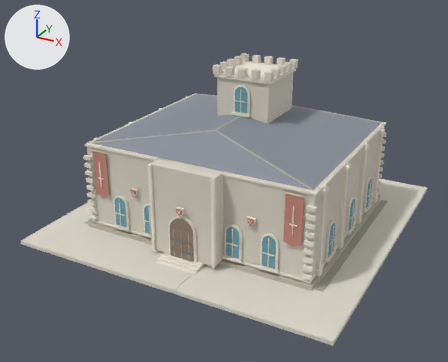
The FBX model Assets/Models/Kingdom/City/Models/WarriorAcademy_Lv2.fbx, before and after one commit.
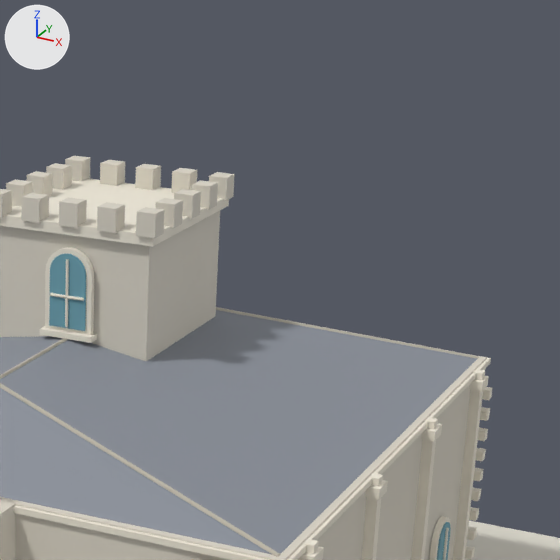
Old and new are each drawn whole from a 50 mm camera at (21.98, -43.13, 24.43) aimed at (-0.44, -2.37, 4.05) and again close up on the part from 49% to 91% of the width and 0% to 53% of the height. Lighting does not change. The marker at upper left points along +X, +Y and +Z. The first two pictures are the older version. Where no turn or scale is listed for an object, it has been applied to the vertices.

Before the edit, the objects in view are built like this:
```python
me_warrioracademy_lv2_decor_side_pilasters_001 = bpy.data.meshes.new('WarriorAcademy_Lv2 Decor side pilasters.001')
me_warrioracademy_lv2_decor_side_pilasters_001.from_pydata(...)  # 64 vertices, 48 faces; spans x -9.8..9.8, y -7.0..7.0, z 0.7..7.6
me_warrioracademy_lv2_decor_side_pilasters_001.materials.append(mat_trim)  # pale yellow #f0eada
me_warrioracademy_lv2_projecting_entrance_bay_001 = bpy.data.meshes.new('WarriorAcademy_Lv2 Projecting entrance bay.001')
me_warrioracademy_lv2_projecting_entrance_bay_001.from_pydata(...)  # a box spanning x -2.7..2.7, y -9.4..-7.9, z 0.6..7.6
me_warrioracademy_lv2_projecting_entrance_bay_001.materials.append(mat_stone)  # pale yellow #dbd5c7
me_warrioracademy_lv2_slate_hip_roof_001 = bpy.data.meshes.new('WarriorAcademy_Lv2 Slate hip roof.001')
me_warrioracademy_lv2_slate_hip_roof_001.from_pydata(...)  # 6 vertices, 4 faces; spans x -9.3..9.3, y -8.0..8.0, z 7.6..9.1
me_warrioracademy_lv2_slate_hip_roof_001.materials.append(mat_roof)  # grey #8a909a
ob_decor_side_pilasters_015 = bpy.data.objects.new('Decor side pilasters.015', me_warrioracademy_lv2_decor_side_pilasters_001)
ob_decor_side_pilasters_015.location = (0.0, 0.0, 0.0)
ob_projecting_entrance_bay_015 = bpy.data.objects.new('Projecting entrance bay.015', me_warrioracademy_lv2_projecting_entrance_bay_001)
ob_projecting_entrance_bay_015.location = (0.0, 0.0, 0.0)
ob_slate_hip_roof_005 = bpy.data.objects.new('Slate hip roof.005', me_warrioracademy_lv2_slate_hip_roof_001)
ob_slate_hip_roof_005.location = (0.0, 0.0, 0.0)
# also in view: 'Window glass.015' at (0.0, 0.0, 6.35); 'Battlement cornice.004' at (0.0, 2.3, 12.15); 'Window frame.015' at (0.0, 0.0, 6.35); 'Stone stringcourse.015' at (0.0, 0.0, 4.15); 'Decor rear quoins.005' at (0.0, 8.32, 3.85)
```
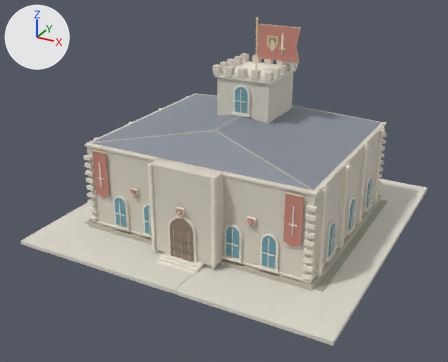
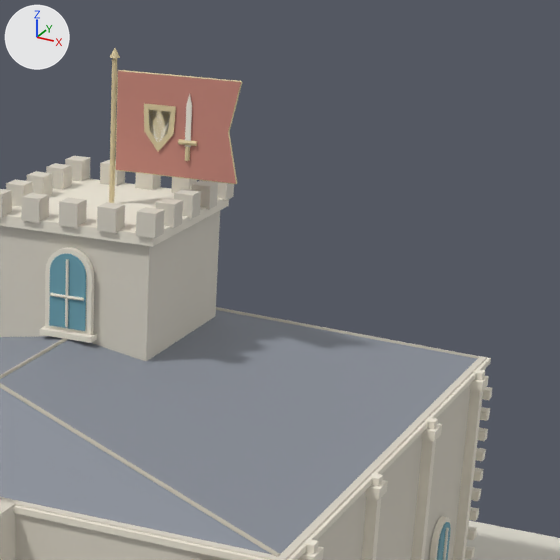
What differs and where, as boxes [x1, y1, x2, y2] in the close-ups (560 x 560 px):
'School icon flag cloth.015', added: after [116, 71, 241, 184]
'School icon flag emblem.030', added (beige): after [144, 103, 197, 161]
'School icon flag mast.015', added (beige): after [109, 58, 117, 203]
'School icon flag emblem.031', added: after [149, 93, 192, 147]
'School icon flag hem.015', added: after [115, 70, 242, 184]
'School icon flag finial.015', added: after [110, 48, 120, 58]

Diff of the bpy script that builds the scene:
```diff
--- a/Assets/Models/Kingdom/City/Models/WarriorAcademy_Lv2.fbx.py
+++ b/Assets/Models/Kingdom/City/Models/WarriorAcademy_Lv2.fbx.py
@@ me_school_icon_flag_emblem_004 @@
+me_school_icon_flag_emblem_004.from_pydata(...)  # 40 vertices, 28 faces; spans x 1.09..2.36, y 2.223..2.378, z 14.15..15.59
+me_school_icon_flag_emblem_004.materials.append(mat_white)  # white #f4eee2
@@ me_school_icon_flag_mast_002 @@
+me_school_icon_flag_mast_002.from_pydata(...)  # 20 vertices, 12 faces; spans x -0.08..0.08, y 2.23..2.37, z 11.95..16.35
+me_school_icon_flag_mast_002.materials.append(mat_gold)  # beige #ddcca1
@@ me_school_icon_flag_cloth_002 @@
+me_school_icon_flag_cloth_002.from_pydata([(0.12, 2.27, 13.3), (3.72, 2.27, 13.3), (3.42, 2.27, 14.65), (3.72, 2.27, 16.0), (0.12, 2.27, 16.0), (0.12, 2.33, 13.3), (3.72, 2.33, 13.3), (3.42, 2.33, 14.65), (3.72, 2.33, 16.0), (0.12, 2.33, 16.0)], [], [(4, 3, 2, 1, 0), (5, 6, 7, 8, 9), (0, 1, 6, 5), (1, 2, 7, 6), (2, 3, 8, 7), (3, 4, 9, 8), (4, 0, 5, 9)])
+me_school_icon_flag_cloth_002.materials.append(mat_red)  # pink #ca887a
@@ me_school_icon_flag_finial_002 @@
+me_school_icon_flag_finial_002.from_pydata(...)  # a 12-sided cut cone along z (radius 0.14 at the low end, 0.02 at the high end) spanning x -0.14..0.14, y 2.16..2.44, z 16.35..16.59
+me_school_icon_flag_finial_002.materials.append(mat_gold)  # beige #ddcca1
@@ me_school_icon_flag_emblem_003 @@
+me_school_icon_flag_emblem_003.from_pydata(...)  # 68 vertices, 46 faces; spans x 0.94..2.54, y 2.17..2.44, z 13.79..15.2
+me_school_icon_flag_emblem_003.materials.append(mat_gold)  # beige #ddcca1
@@ me_school_icon_flag_hem_002 @@
+me_school_icon_flag_hem_002.from_pydata(...)  # 54 vertices, 40 faces; spans x 0.09..3.74, y 2.27..2.33, z 13.28..16.02
+me_school_icon_flag_hem_002.materials.append(mat_gold)  # beige #ddcca1
@@ ob_school_icon_flag_emblem_031 @@
+ob_school_icon_flag_emblem_031 = bpy.data.objects.new('School icon flag emblem.031', me_school_icon_flag_emblem_004)
+ob_school_icon_flag_emblem_031.location = (0.0, 0.0, 0.0)
@@ ob_school_icon_flag_mast_015 @@
+ob_school_icon_flag_mast_015 = bpy.data.objects.new('School icon flag mast.015', me_school_icon_flag_mast_002)
+ob_school_icon_flag_mast_015.location = (0.0, 0.0, 0.0)
@@ ob_school_icon_flag_cloth_015 @@
+ob_school_icon_flag_cloth_015 = bpy.data.objects.new('School icon flag cloth.015', me_school_icon_flag_cloth_002)
+ob_school_icon_flag_cloth_015.location = (0.0, 0.0, 0.0)
@@ ob_school_icon_flag_finial_015 @@
+ob_school_icon_flag_finial_015 = bpy.data.objects.new('School icon flag finial.015', me_school_icon_flag_finial_002)
+ob_school_icon_flag_finial_015.location = (0.0, 0.0, 0.0)
@@ ob_school_icon_flag_emblem_030 @@
+ob_school_icon_flag_emblem_030 = bpy.data.objects.new('School icon flag emblem.030', me_school_icon_flag_emblem_003)
+ob_school_icon_flag_emblem_030.location = (0.0, 0.0, 0.0)
@@ ob_school_icon_flag_hem_015 @@
+ob_school_icon_flag_hem_015 = bpy.data.objects.new('School icon flag hem.015', me_school_icon_flag_hem_002)
+ob_school_icon_flag_hem_015.location = (0.0, 0.0, 0.0)
```
